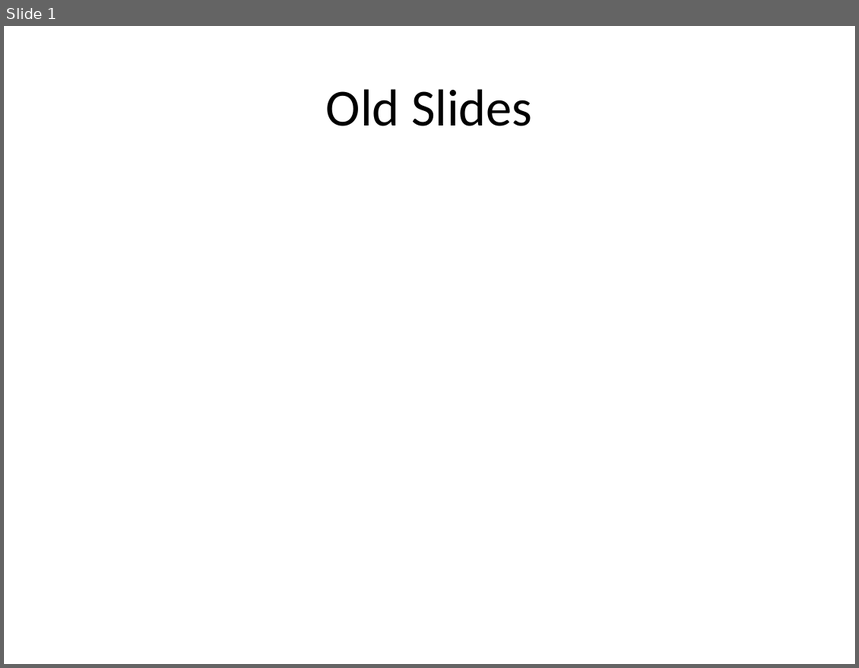
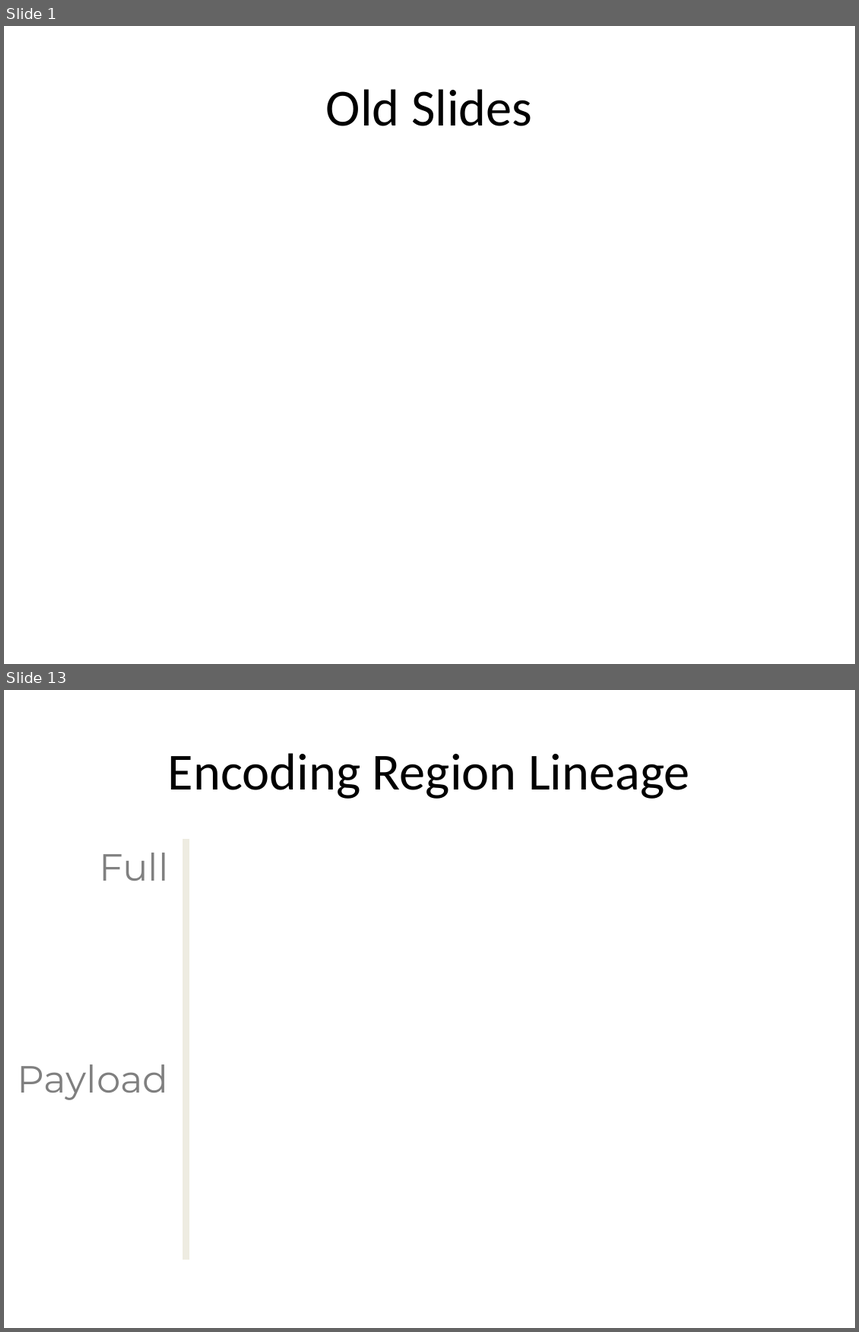
Before and after one commit to sirrice/subzero-paper, a slide deck: talk/icde2013_oldslides.pptx. Shown one above the other, each under a label of ours: slide 1 before the commit, slides 1 and 13 after it; the slides between them are not shown. The pictures are 859x668 and 859x1332 pixels, drawn with LibreOffice and Linux fonts; fonts in the diff are those of the drawing. Boxes give left, top, right and bottom in pixels: in the first picture for what was removed or moved away, otherwise in the second. Text is boxed around its words. In the diff, an @@ line names an element or a change of style, - is before the commit and + after.

```diff
--- a/talk/icde2013_oldslides.pptx
+++ b/talk/icde2013_oldslides.pptx
@@ slide 13 added at (x1=4, y1=690, x2=855, y2=1328), background #FFFFFF @@
@@ title added at (x1=168, y1=753, x2=690, y2=799), 44 pt, text #000000 @@
+Encoding Region Lineage
@@ line added from (186, 839) to (186, 1260), #EEECE1 6 pt @@
@@ text added at (x1=18, y1=853, x2=169, y2=1100), 32 pt, text #7F7F7F @@
+Full
+Payload
```
Also in this commit, not shown: 41 other slides added, 2 other files.
